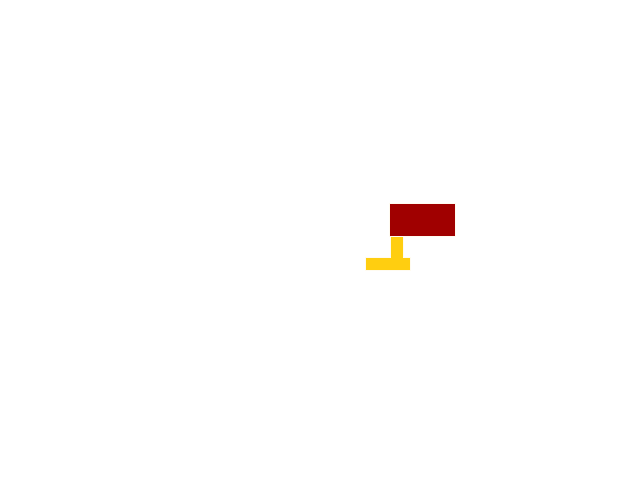
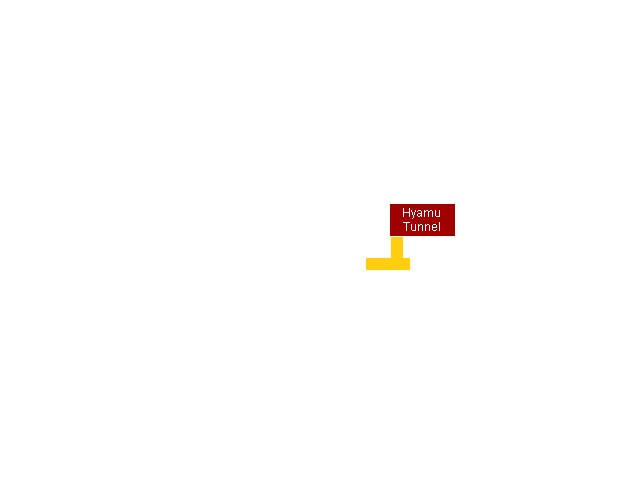
Layer changes from the first 640 x 480 image to the second:
added layer "Hyamu ..." above "Pasted Layer #1" over (403, 208, 440, 231)
moved "tz西b01.png" below "Pasted Layer" over (403, 208, 440, 231)
